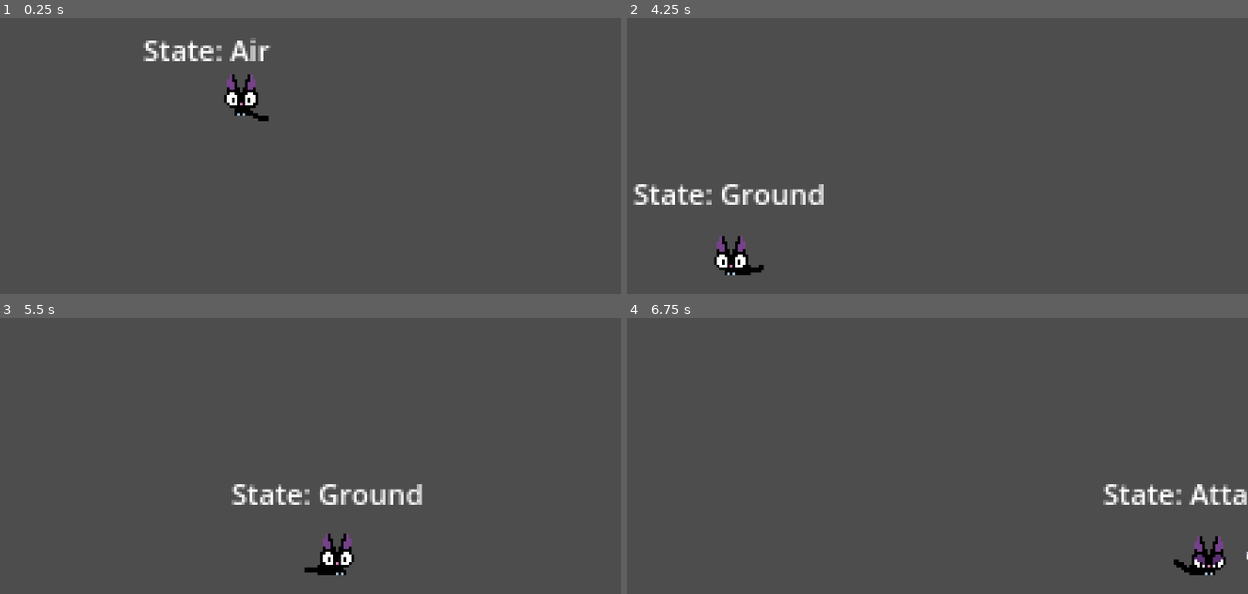
Above: before the commit, frames 1-4 (two rows, left to right).
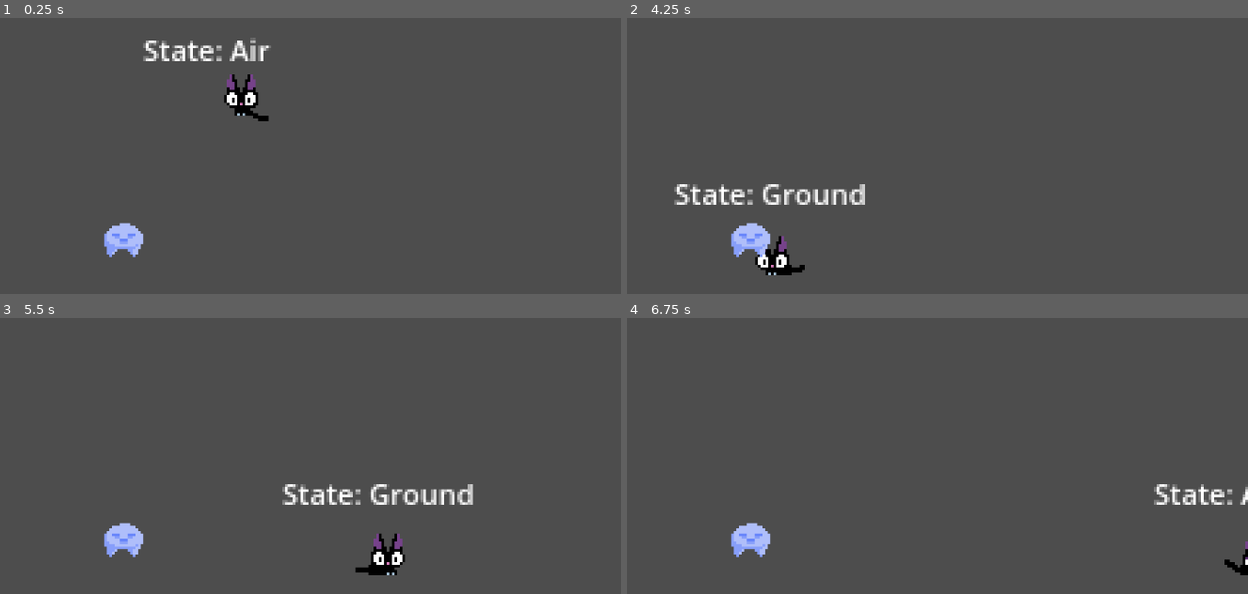
Above: after the commit, the same moments.

Repository: jebef/jimmy-mac
Game: Godot game, scene res://scenes/main.tscn
Same seed, same stepped clock (60 frames per second), same inputs: the game is played once before the commit and once after it.
Inputs:
- Up to frame 1 (0.25 s): no input
- Up to frame 2 (4.25 s): hold Z (melee) 0.53-1.28 s; hold Right (right) 0.53-2.03 s; tap Space (jump) at 0.77, 1.52, 3.02, 3.77 s; tap Z (melee) at 1.35, 2.85 s; hold Z (melee) 2.03-2.78 s; hold Left (left) from 2.03 s (still down); hold Z (melee) from 3.53 s (still down)
- Up to frame 3 (5.5 s): release Left (left) at 4.28 s; release Z (melee) at 4.28 s; hold Right (right) from 4.28 s (still down); tap Z (melee) at 4.35 s; tap Space (jump) at 4.52 s; hold Z (melee) from 5.03 s (still down)
- Up to frame 4 (6.75 s): keep holding Right (right); release Z (melee) at 5.78 s; tap Z (melee) at 5.85 s; tap Space (jump) at 6.02 s; hold Z (melee) from 6.53 s (still down)

The runs differ from the first frame. In frame 1, 0.6% of the frame differs, in the area x 16-24%, y 74-87%; in frame 2, 3.4%; in frame 3, 3.7%, in the area x 16-77%, y 60-94%; in frame 4, 2.5%.

Commit message:
Fixed melee hitbox bug and added dummy enemy sprite

Diff:
--- a/scenes/main.tscn
+++ b/scenes/main.tscn
@@ -1,6 +1,7 @@
-[gd_scene load_steps=3 format=3 uid="uid://c5cao2577u86a"]
+[gd_scene load_steps=4 format=3 uid="uid://c5cao2577u86a"]
 
 [ext_resource type="PackedScene" uid="uid://dnb8reqaqef8a" path="res://scenes/player.tscn" id="1_pqv4j"]
+[ext_resource type="PackedScene" uid="uid://dryixv5dkhw6e" path="res://scenes/monster.tscn" id="2_0oqmj"]
 
 [sub_resource type="WorldBoundaryShape2D" id="WorldBoundaryShape2D_gohmm"]
 
@@ -17,3 +18,6 @@
 
 [node name="CollisionShape2D" type="CollisionShape2D" parent="StaticBody2D"]
 shape = SubResource("WorldBoundaryShape2D_gohmm")
+
+[node name="Monster" parent="." instance=ExtResource("2_0oqmj")]
+position = Vector2(-47, -7)
--- /dev/null
+++ b/scenes/monster.tscn
@@ -0,0 +1,16 @@
+[gd_scene load_steps=3 format=3 uid="uid://dryixv5dkhw6e"]
+
+[ext_resource type="Texture2D" uid="uid://uns4fxvxh5ut" path="res://assets/test_monster.png" id="1_3i0po"]
+
+[sub_resource type="CircleShape2D" id="CircleShape2D_con44"]
+radius = 8.0
+
+[node name="Monster" type="CharacterBody2D"]
+
+[node name="Sprite2D" type="Sprite2D" parent="."]
+position = Vector2(0, -7)
+texture = ExtResource("1_3i0po")
+
+[node name="CollisionShape2D" type="CollisionShape2D" parent="."]
+position = Vector2(0, -6)
+shape = SubResource("CircleShape2D_con44")
--- a/scenes/player.tscn
+++ b/scenes/player.tscn
@@ -14,6 +14,81 @@
 
 [sub_resource type="CircleShape2D" id="CircleShape2D_eg771"]
 radius = 5.0
+
+[sub_resource type="Animation" id="Animation_q8i6j"]
+length = 0.001
+tracks/0/type = "value"
+tracks/0/imported = false
+tracks/0/enabled = true
+tracks/0/path = NodePath("Sprite2D:position")
+tracks/0/interp = 1
+tracks/0/loop_wrap = true
+tracks/0/keys = {
+"times": PackedFloat32Array(0),
+"transitions": PackedFloat32Array(1),
+"update": 0,
+"values": [Vector2(-16, -24)]
+}
+tracks/1/type = "value"
+tracks/1/imported = false
+tracks/1/enabled = true
+tracks/1/path = NodePath("Sprite2D:texture")
+tracks/1/interp = 1
+tracks/1/loop_wrap = true
+tracks/1/keys = {
+"times": PackedFloat32Array(0),
+"transitions": PackedFloat32Array(1),
+"update": 1,
+"values": [ExtResource("2_xs247")]
+}
+tracks/2/type = "value"
+tracks/2/imported = false
+tracks/2/enabled = true
+tracks/2/path = NodePath("Sprite2D:hframes")
+tracks/2/interp = 1
+tracks/2/loop_wrap = true
+tracks/2/keys = {
+"times": PackedFloat32Array(0),
+"transitions": PackedFloat32Array(1),
+"update": 1,
+"values": [8]
+}
+tracks/3/type = "value"
+tracks/3/imported = false
+tracks/3/enabled = true
+tracks/3/path = NodePath("Sprite2D:frame")
+tracks/3/interp = 1
+tracks/3/loop_wrap = true
+tracks/3/keys = {
+"times": PackedFloat32Array(0),
+"transitions": PackedFloat32Array(1),
+"update": 1,
+"values": [1]
+}
+tracks/4/type = "value"
+tracks/4/imported = false
+tracks/4/enabled = true
+tracks/4/path = NodePath("CollisionShape2D:position")
+tracks/4/interp = 1
+tracks/4/loop_wrap = true
+tracks/4/keys = {
+"times": PackedFloat32Array(0),
+"transitions": PackedFloat32Array(1),
+"update": 0,
+"values": [Vector2(0, -5)]
+}
+tracks/5/type = "value"
+tracks/5/imported = false
+tracks/5/enabled = true
+tracks/5/path = NodePath("Melee/MeleeHitbox:disabled")
+tracks/5/interp = 1
+tracks/5/loop_wrap = true
+tracks/5/keys = {
+"times": PackedFloat32Array(0),
+"transitions": PackedFloat32Array(1),
+"update": 1,
+"values": [false]
+}
 
 [sub_resource type="Animation" id="Animation_sem52"]
 resource_name = "fall"
@@ -480,6 +555,83 @@
 "values": [true]
 }
 
+[sub_resource type="Animation" id="Animation_ddh15"]
+resource_name = "melee"
+length = 0.35
+step = 0.05
+tracks/0/type = "value"
+tracks/0/imported = false
+tracks/0/enabled = true
+tracks/0/path = NodePath("Sprite2D:texture")
+tracks/0/interp = 1
+tracks/0/loop_wrap = true
+tracks/0/keys = {
+"times": PackedFloat32Array(0),
+"transitions": PackedFloat32Array(1),
+"update": 1,
+"values": [ExtResource("2_xs247")]
+}
+tracks/1/type = "value"
+tracks/1/imported = false
+tracks/1/enabled = true
+tracks/1/path = NodePath("Sprite2D:hframes")
+tracks/1/interp = 1
+tracks/1/loop_wrap = true
+tracks/1/keys = {
+"times": PackedFloat32Array(0),
+"transitions": PackedFloat32Array(1),
+"update": 1,
+"values": [8]
+}
+tracks/2/type = "value"
+tracks/2/imported = false
+tracks/2/enabled = true
+tracks/2/path = NodePath("Sprite2D:frame")
+tracks/2/interp = 1
+tracks/2/loop_wrap = true
+tracks/2/keys = {
+"times": PackedFloat32Array(0, 0.05, 0.1, 0.15, 0.2, 0.25, 0.3),
+"transitions": PackedFloat32Array(1, 1, 1, 1, 1, 1, 1),
+"update": 1,
+"values": [1, 2, 3, 4, 5, 6, 7]
+}
+tracks/3/type = "value"
+tracks/3/imported = false
+tracks/3/enabled = true
+tracks/3/path = NodePath("Sprite2D:position")
+tracks/3/interp = 1
+tracks/3/loop_wrap = true
+tracks/3/keys = {
+"times": PackedFloat32Array(0),
+"transitions": PackedFloat32Array(1),
+"update": 0,
+"values": [Vector2(-64, -72)]
+}
+tracks/4/type = "value"
+tracks/4/imported = false
+tracks/4/enabled = true
+tracks/4/path = NodePath("CollisionShape2D:position")
+tracks/4/interp = 1
+tracks/4/loop_wrap = true
+tracks/4/keys = {
+"times": PackedFloat32Array(0),
+"transitions": PackedFloat32Array(1),
+"update": 0,
+"values": [Vector2(0, -5)]
+}
+tracks/5/type = "value"
+tracks/5/imported = false
+tracks/5/enabled = true
+tracks/5/path = NodePath("Melee/MeleeHitbox:disabled")
+tracks/5/interp = 1
+tracks/5/loop_wrap = true
+tracks/5/keys = {
+"times": PackedFloat32Array(0),
+"transitions": PackedFloat32Array(1),
+"update": 1,
+"values": [false]
+}
+
 [sub_resource type="Animation" id="Animation_wr2r2"]
 resource_name = "run"
 length = 0.4
@@ -556,182 +708,6 @@
 "transitions": PackedFloat32Array(1),
 "update": 1,
 "values": [true]
-}
-
-[sub_resource type="Animation" id="Animation_q8i6j"]
-length = 0.001
-tracks/0/type = "value"
-tracks/0/imported = false
-tracks/0/enabled = true
-tracks/0/path = NodePath("Sprite2D:position")
-tracks/0/interp = 1
-tracks/0/loop_wrap = true
-tracks/0/keys = {
-"times": PackedFloat32Array(0),
-"transitions": PackedFloat32Array(1),
-"update": 0,
-"values": [Vector2(-16, -24)]
-}
-tracks/1/type = "value"
-tracks/1/imported = false
-tracks/1/enabled = true
-tracks/1/path = NodePath("Sprite2D:texture")
-tracks/1/interp = 1
-tracks/1/loop_wrap = true
-tracks/1/keys = {
-"times": PackedFloat32Array(0),
-"transitions": PackedFloat32Array(1),
-"update": 1,
-"values": [ExtResource("2_xs247")]
-}
-tracks/2/type = "value"
-tracks/2/imported = false
-tracks/2/enabled = true
-tracks/2/path = NodePath("Sprite2D:hframes")
-tracks/2/interp = 1
-tracks/2/loop_wrap = true
-tracks/2/keys = {
-"times": PackedFloat32Array(0),
-"transitions": PackedFloat32Array(1),
-"update": 1,
-"values": [8]
-}
-tracks/3/type = "value"
-tracks/3/imported = false
-tracks/3/enabled = true
-tracks/3/path = NodePath("Sprite2D:frame")
-tracks/3/interp = 1
-tracks/3/loop_wrap = true
-tracks/3/keys = {
-"times": PackedFloat32Array(0),
-"transitions": PackedFloat32Array(1),
-"update": 1,
-"values": [1]
-}
-tracks/4/type = "value"
-tracks/4/imported = false
-tracks/4/enabled = true
-tracks/4/path = NodePath("CollisionShape2D:position")
-tracks/4/interp = 1
-tracks/4/loop_wrap = true
-tracks/4/keys = {
-"times": PackedFloat32Array(0),
-"transitions": PackedFloat32Array(1),
-"update": 0,
-"values": [Vector2(0, -5)]
-}
-tracks/5/type = "value"
-tracks/5/imported = false
-tracks/5/enabled = true
-tracks/5/path = NodePath("Melee/MeleeHitbox:position")
-tracks/5/interp = 1
-tracks/5/loop_wrap = true
-tracks/5/keys = {
-"times": PackedFloat32Array(0),
-"transitions": PackedFloat32Array(1),
-"update": 0,
-"values": [Vector2(-20, -9)]
-}
-tracks/6/type = "value"
-tracks/6/imported = false
-tracks/6/enabled = true
-tracks/6/path = NodePath("Melee/MeleeHitbox:disabled")
-tracks/6/interp = 1
-tracks/6/loop_wrap = true
-tracks/6/keys = {
-"times": PackedFloat32Array(0),
-"transitions": PackedFloat32Array(1),
-"update": 1,
-"values": [false]
-}
-
-[sub_resource type="Animation" id="Animation_ddh15"]
-resource_name = "melee"
-length = 0.35
-step = 0.05
-tracks/0/type = "value"
-tracks/0/imported = false
-tracks/0/enabled = true
-tracks/0/path = NodePath("Sprite2D:texture")
-tracks/0/interp = 1
-tracks/0/loop_wrap = true
-tracks/0/keys = {
-"times": PackedFloat32Array(0),
-"transitions": PackedFloat32Array(1),
-"update": 1,
-"values": [ExtResource("2_xs247")]
-}
-tracks/1/type = "value"
-tracks/1/imported = false
-tracks/1/enabled = true
-tracks/1/path = NodePath("Sprite2D:hframes")
-tracks/1/interp = 1
-tracks/1/loop_wrap = true
-tracks/1/keys = {
-"times": PackedFloat32Array(0),
-"transitions": PackedFloat32Array(1),
-"update": 1,
-"values": [8]
-}
-tracks/2/type = "value"
-tracks/2/imported = false
-tracks/2/enabled = true
-tracks/2/path = NodePath("Sprite2D:frame")
-tracks/2/interp = 1
-tracks/2/loop_wrap = true
-tracks/2/keys = {
-"times": PackedFloat32Array(0, 0.05, 0.1, 0.15, 0.2, 0.25, 0.3),
-"transitions": PackedFloat32Array(1, 1, 1, 1, 1, 1, 1),
-"update": 1,
-"values": [1, 2, 3, 4, 5, 6, 7]
-}
-tracks/3/type = "value"
-tracks/3/imported = false
-tracks/3/enabled = true
-tracks/3/path = NodePath("Sprite2D:position")
-tracks/3/interp = 1
-tracks/3/loop_wrap = true
-tracks/3/keys = {
-"times": PackedFloat32Array(0),
-"transitions": PackedFloat32Array(1),
-"update": 0,
-"values": [Vector2(-64, -72)]
-}
-tracks/4/type = "value"
-tracks/4/imported = false
-tracks/4/enabled = true
-tracks/4/path = NodePath("CollisionShape2D:position")
-tracks/4/interp = 1
-tracks/4/loop_wrap = true
-tracks/4/keys = {
-"times": PackedFloat32Array(0),
-"transitions": PackedFloat32Array(1),
-"update": 0,
-"values": [Vector2(0, -5)]
-}
-tracks/5/type = "value"
-tracks/5/imported = false
-tracks/5/enabled = true
-tracks/5/path = NodePath("Melee/MeleeHitbox:position")
-tracks/5/interp = 1
-tracks/5/loop_wrap = true
-tracks/5/keys = {
-"times": PackedFloat32Array(0),
-"transitions": PackedFloat32Array(1),
-"update": 0,
-"values": [Vector2(-20, -9)]
-}
-tracks/6/type = "value"
-tracks/6/imported = false
-tracks/6/enabled = true
-tracks/6/path = NodePath("Melee/MeleeHitbox:disabled")
-tracks/6/interp = 1
-tracks/6/loop_wrap = true
-tracks/6/keys = {
-"times": PackedFloat32Array(0),
-"transitions": PackedFloat32Array(1),
-"update": 1,
-"values": [false]
 }
 
 [sub_resource type="AnimationLibrary" id="AnimationLibrary_0n1ta"]
--- a/scripts/Attack.gd
+++ b/scripts/Attack.gd
@@ -2,7 +2,6 @@
 
 @export var melee_animation_name : StringName = ""
 @export var ground_state : State = null
-@export var state_machine : CharacterStateMachine
 
 func _on_animation_tree_animation_finished(anim_name: StringName) -> void:
 	if anim_name == melee_animation_name:
--- a/scripts/Player.gd
+++ b/scripts/Player.gd
@@ -3,7 +3,7 @@
 @onready var sprite : Sprite2D = $Sprite2D
 @onready var animation_tree : AnimationTree = $AnimationTree
 @onready var state_machine : CharacterStateMachine = $CharacterStateMachine
-@onready var melee_hitbox : CollisionShape2D = $Melee/MeleeHitbox
+@onready var melee_area : Area2D = $Melee
 
 # Global vars
 var direction : Vector2 = Vector2.ZERO
@@ -39,9 +39,7 @@
 func update_sprite_direction():
 	if direction.x < 0.0:
 		sprite.flip_h = false
-		if melee_hitbox.position.x > 0.0:
-			melee_hitbox.position.x *= -1.0
+		melee_area.scale.x = 1
 	elif direction.x > 0.0:
 		sprite.flip_h = true
-		if melee_hitbox.position.x < 0.0:
-			melee_hitbox.position.x *= -1.0
+		melee_area.scale.x = -1
Binary file added: assets/test_monster.png
Not shown, added: assets/test_monster.png.import
